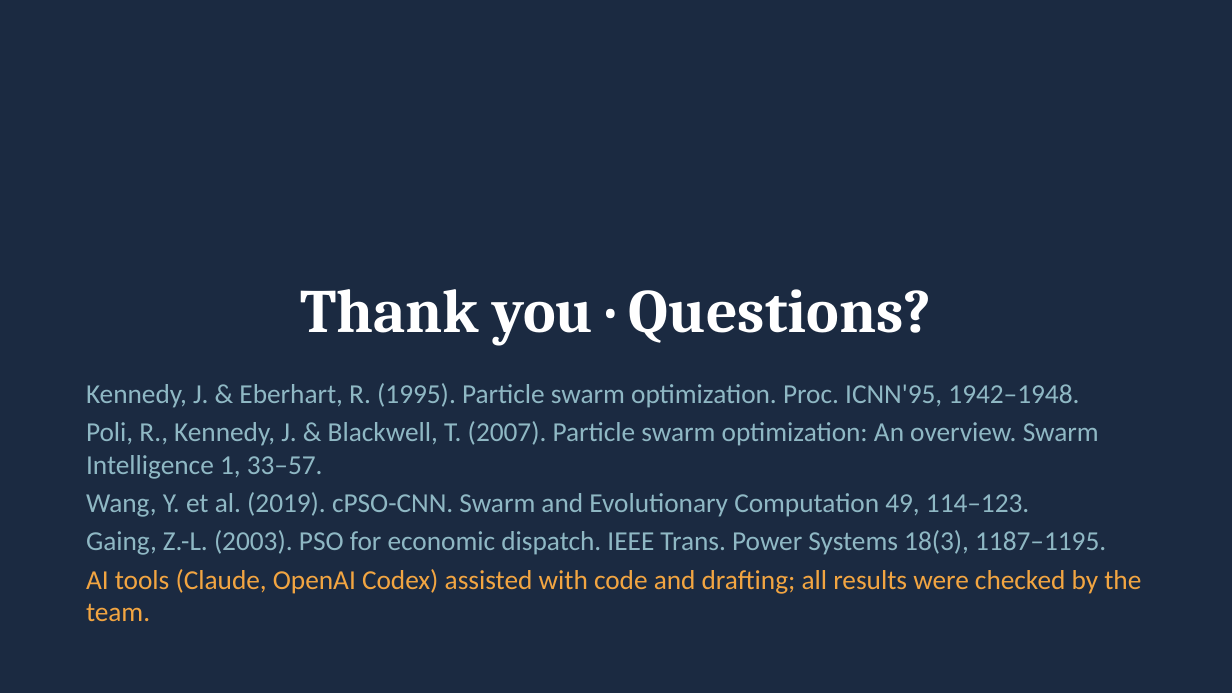
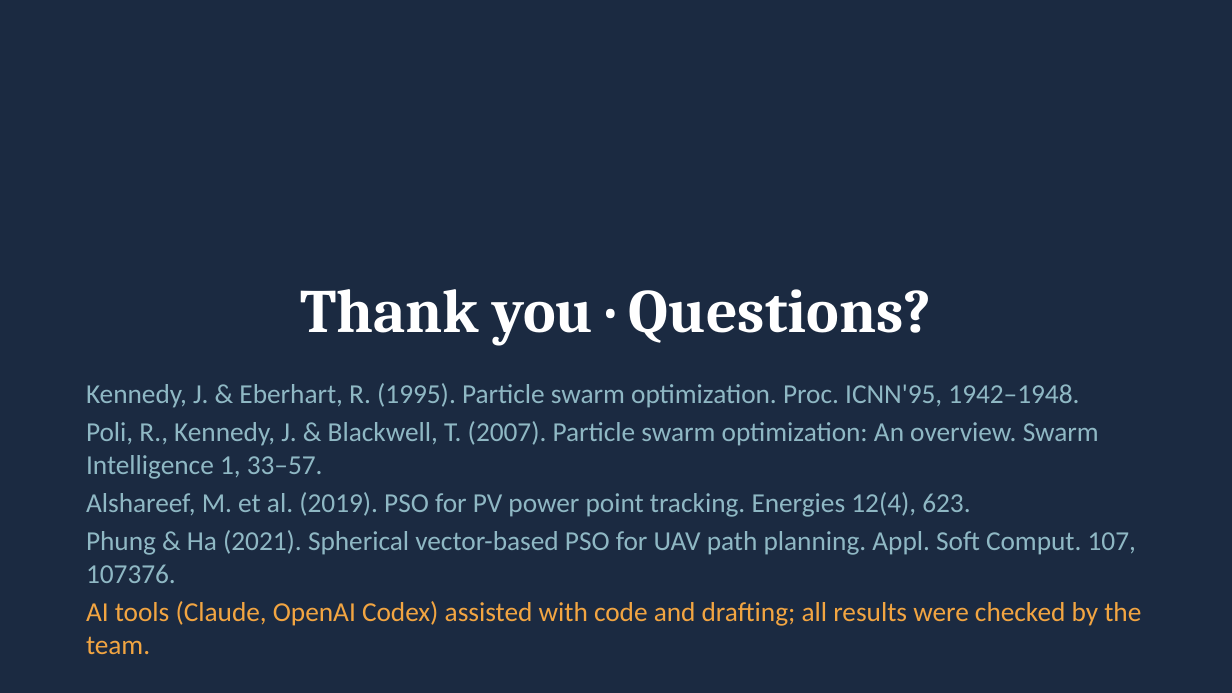
Before and after one commit to huynhhuuphucminh/Seminar-AI, a slide deck: slide 12 of 05_Slide/Slide_Seminar_PSO.pptx. Drawn at 1232x693 pixels with LibreOffice and Linux fonts; fonts in the diff are those of the drawing. Boxes give left, top, right and bottom in pixels: in the first picture for what was removed or moved away, otherwise in the second. Text is boxed around its words. In the diff, an @@ line names an element or a change of style, - is before the commit and + after.

```diff
--- a/05_Slide/Slide_Seminar_PSO.pptx
+++ b/05_Slide/Slide_Seminar_PSO.pptx
@@ text at [86, 492, 1136, 583]: text changed @@
-Wang, Y. et al. (2019). cPSO-CNN. Swarm and Evolutionary Computation 49, 114–123.
-Gaing, Z.-L. (2003). PSO for economic dispatch. IEEE Trans. Power Systems 18(3), 1187–1195.
+Alshareef, M. et al. (2019). PSO for PV power point tracking. Energies 12(4), 623.
+Phung & Ha (2021). Spherical vector-based PSO for UAV path planning. Appl. Soft Comput. 107, 107376.
```
Also in this commit, not shown: 1 other slide changed, 14 other files.
